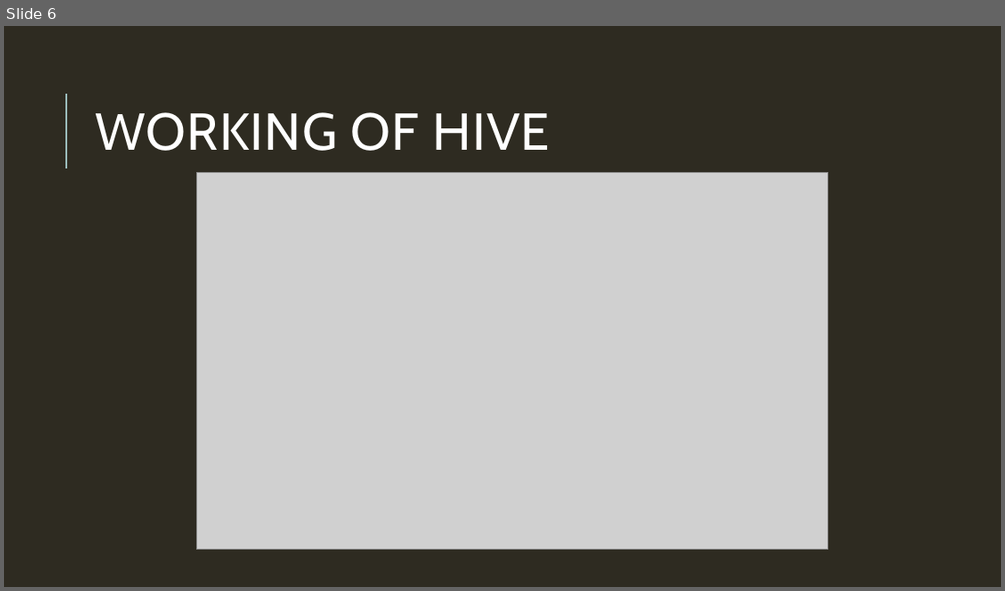
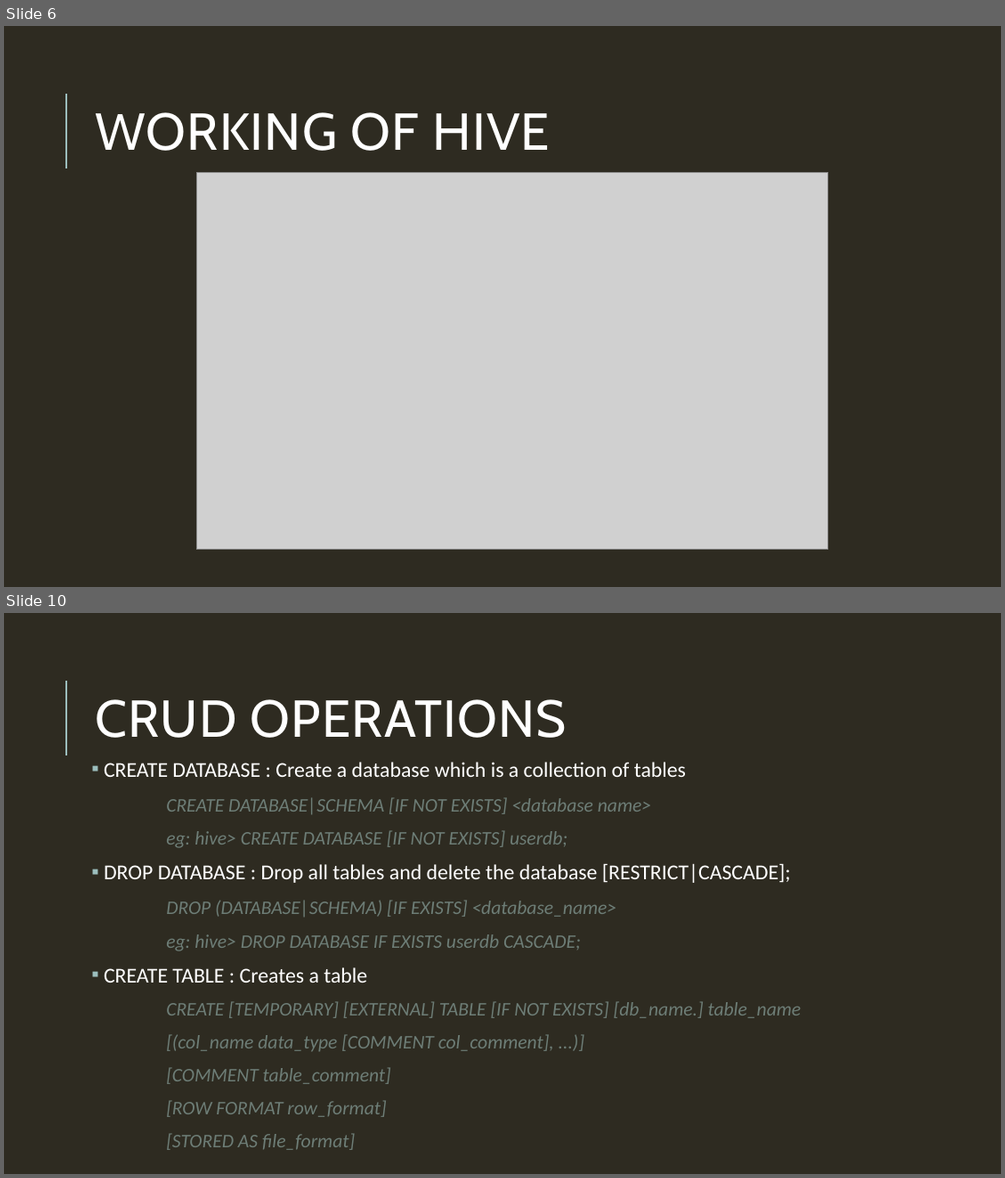
Before and after one commit to Tapadyuti1991/Hadoop-Ecosystem, a slide deck: Introduction to Hive.pptx. Shown one above the other, each under a label of ours: slide 6 before the commit, slides 6 and 10 after it; the slides between them are not shown. The pictures are 1005x591 and 1005x1178 pixels, drawn with LibreOffice and Linux fonts; fonts in the diff are those of the drawing; grey boxes stand for pictures. Boxes give left, top, right and bottom in pixels: in the first picture for what was removed or moved away, otherwise in the second. Text is boxed around its words. In the diff, an @@ line names an element or a change of style, - is before the commit and + after.

```diff
--- a/Introduction to Hive.pptx
+++ b/Introduction to Hive.pptx
@@ slide 10 added at [4, 613, 1001, 1174], background #2E2B21; not listed: 1 template element that a slide beside it also shows @@
@@ title added at [95, 699, 566, 738], 50 pt, text #FFFFFF @@
+CRUD OPERATIONS
@@ text added at [104, 762, 801, 1150], 18.5 pt, text #6D7D76, italic @@
+▪ CREATE DATABASE : Create a database which is a collection of tables
+CREATE DATABASE|SCHEMA [IF NOT EXISTS] <database name>
+eg: hive> CREATE DATABASE [IF NOT EXISTS] userdb;
+▪ DROP DATABASE : Drop all tables and delete the database [RESTRICT|CASCADE];
+DROP (DATABASE|SCHEMA) [IF EXISTS] <database_name>
+eg: hive> DROP DATABASE IF EXISTS userdb CASCADE;
+▪ CREATE TABLE : Creates a table
+CREATE [TEMPORARY] [EXTERNAL] TABLE [IF NOT EXISTS] [db_name.] table_name
+[(col_name data_type [COMMENT col_comment], ...)]
+[COMMENT table_comment]
+[ROW FORMAT row_format]
+[STORED AS file_format]
```
Also in this commit, not shown: 3 slides changed, 7 other slides added, 1 slide removed, 1 other file.
